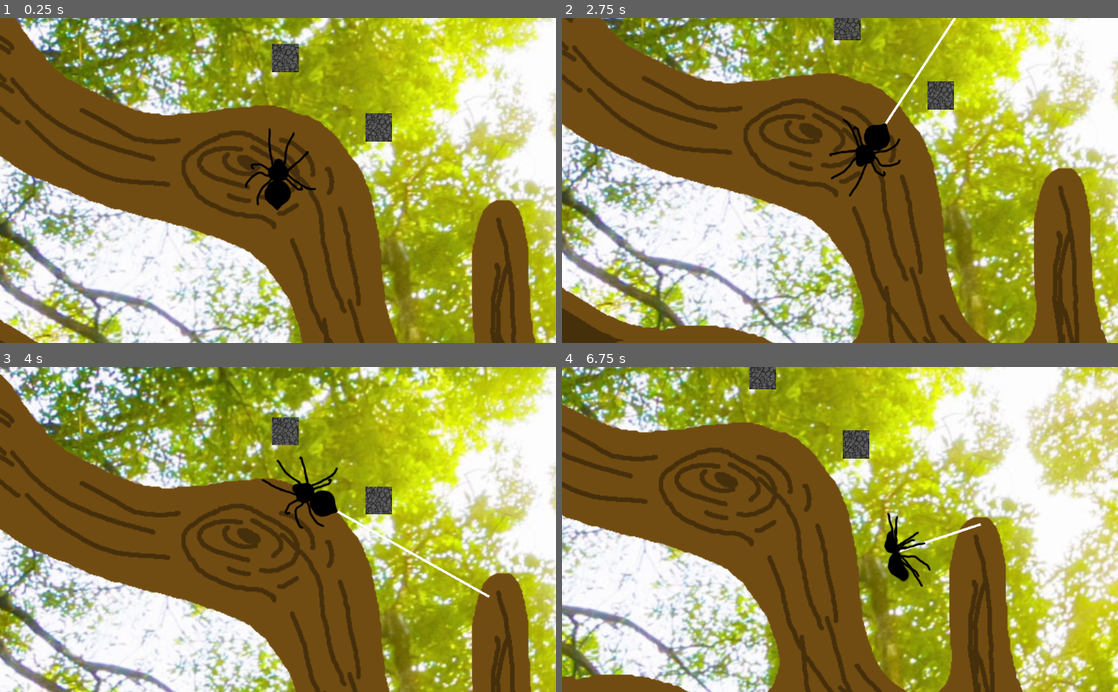
Above: before the commit, frames 1-4 (two rows, left to right).
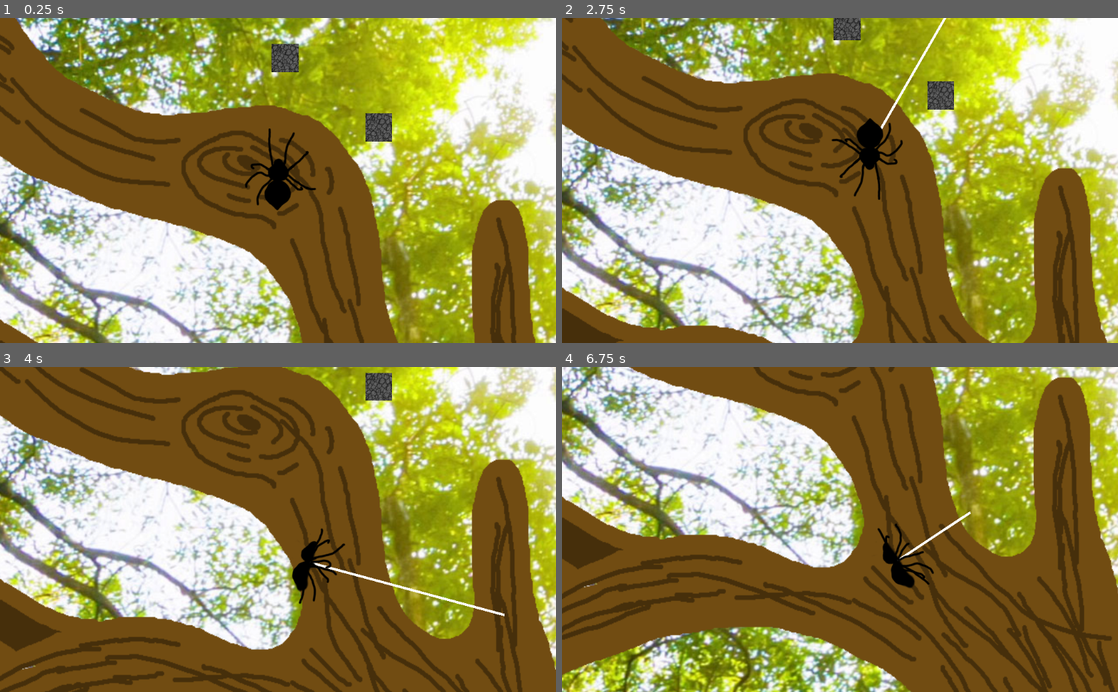
Above: after the commit, the same moments.

Repository: MarmotaGames/aracnotopia
Game: Godot game, scene res://levels/main/main.tscn
Same seed, same stepped clock (60 frames per second), same inputs: the game is played once before the commit and once after it.
Inputs (mouse positions are in pixels of both pictures, inside the frame that each line leads up to):
- Up to frame 1 (0.25 s): no input
- Up to frame 2 (2.75 s): tap Enter at 0.5 s; move the mouse to (962, 164) at 0.52 s; press the mouse at (962, 164) at 0.53 s; hold Right (ui_right) 0.53-1.28 s; tap Ctrl (attachOrDetachFromArea) at 0.6, 1.55, 2.1 s; move the mouse to (728, 196) at 1.27 s; release the mouse at (728, 196) at 1.28 s; hold Down (ui_down) 1.28-2.03 s; click (728, 196) at 1.35 s; move the mouse to (895, 109) at 2.02 s; press the mouse at (895, 109) at 2.03 s; hold Right (ui_right) from 2.03 s (still down)
- Up to frame 3 (4 s): move the mouse to (250, 594) at 2.77 s; release Right (ui_right) at 2.78 s; release the mouse at (250, 594) at 2.78 s; hold Up (ui_up) 2.78-3.53 s; tap L (dropFromWeb) at 2.85 s; click (250, 594) at 2.92 s; tap Ctrl (attachOrDetachFromArea) at 3.05 s; move the mouse to (444, 578) at 3.52 s; press the mouse at (444, 578) at 3.53 s; hold Left (ui_left) from 3.53 s (still down)
- Up to frame 4 (6.75 s): move the mouse to (673, 480) at 4.27 s; release the mouse at (673, 480) at 4.28 s; tap Ctrl (attachOrDetachFromArea) at 4.35, 5.85 s; move the mouse to (867, 529) at 5.02 s; release Left (ui_left) at 5.03 s; press the mouse at (867, 529) at 5.03 s; hold Down (ui_down) 5.03-5.78 s; move the mouse to (756, 448) at 5.77 s; release the mouse at (756, 448) at 5.78 s; hold Right (ui_right) 5.78-6.53 s; move the mouse to (962, 513) at 6.52 s; press the mouse at (962, 513) at 6.53 s; hold Up (ui_up) from 6.53 s (still down); tap L (dropFromWeb) at 6.6 s

The runs differ from the first frame. In frame 1, less than 0.1% of the frame differs, in the area x 48-69%, y 7-38%; in frame 2, 1.2%; in frame 3, 85%; in frame 4, 90%, in the area x 0-100%, y 0-100%.
Error after the commit: Invalid set index 'angle' (on base: 'RigidBody2D (Player_rigido.gd)') with value of type 'int'. (res://areas/DeathArea.gd:24)

Commit message:
Remove more useless stuff

Diff:
--- a/GodotProject/levels/main/main.tscn
+++ b/GodotProject/levels/main/main.tscn
@@ -11,7 +11,7 @@
 custom_solver_bias = 0.0
 extents = Vector2( 10, 10 )
 
-[node name="Root" type="Sprite" index="0"]
+[node name="Root" type="Sprite"]
 
 position = Vector2( -0.747841, -0.676454 )
 scale = Vector2( 0.800754, 0.834559 )
--- a/GodotProject/levels/newWebTest/stretchAndMomentumTest.tscn
+++ b/GodotProject/levels/newWebTest/stretchAndMomentumTest.tscn
@@ -12,7 +12,7 @@
 custom_solver_bias = 0.0
 extents = Vector2( 7.5, 116.6 )
 
-[node name="Node2D" type="Node2D"]
+[node name="Node2D" type="Node2D" index="0"]
 
 [node name="Ball" parent="." index="0" instance=ExtResource( 1 )]
 
@@ -24,6 +24,7 @@
 
 [node name="PinJoint2D" parent="Stone" index="2"]
 
+position = Vector2( 15.5244, -9.5718 )
 node_b = NodePath("../../Web")
 
 [node name="Plataforma" parent="." index="2" instance=ExtResource( 3 )]
@@ -33,7 +34,7 @@
 
 [node name="Web" type="RigidBody2D" parent="." index="3"]
 
-position = Vector2( 354.827, 180.391 )
+position = Vector2( 370.827, 141.391 )
 input_pickable = false
 collision_layer = 16
 collision_mask = 16
@@ -50,7 +51,7 @@
 can_sleep = true
 linear_velocity = Vector2( 0, 0 )
 linear_damp = 0.1
-angular_velocity = 16.0
+angular_velocity = 1.0
 angular_damp = 0.1
 script = ExtResource( 4 )
 _sections_unfolded = [ "Angular", "Applied Forces", "Collision", "Linear", "Pickable", "Transform", "Z Index" ]
@@ -89,7 +90,7 @@
 
 position = Vector2( -0.0472565, 84.8039 )
 node_a = NodePath("..")
-node_b = NodePath("../../Spider")
+node_b = NodePath("")
 bias = 0.9
 disable_collision = true
 softness = 0.0
--- a/GodotProject/objects/Stone.tscn
+++ b/GodotProject/objects/Stone.tscn
@@ -13,9 +13,8 @@
 custom_solver_bias = 0.0
 extents = Vector2( 31, 31 )
 
-[node name="Stone" type="StaticBody2D"]
+[node name="Stone" type="StaticBody2D" index="0"]
 
-position = Vector2( 354.997, 57.6764 )
 input_pickable = false
 collision_layer = 2
 collision_mask = 2
@@ -23,26 +22,26 @@
 constant_angular_velocity = 0.0
 friction = 1.0
 bounce = 0.0
-_sections_unfolded = [ "Collision" ]
+_sections_unfolded = [ "Collision", "Transform" ]
 
 [node name="Sprite" type="Sprite" parent="." index="0"]
 
-scale = Vector2( 0.12, 0.12 )
+scale = Vector2( 0.121, 0.121 )
 texture = ExtResource( 1 )
 _sections_unfolded = [ "Region", "Transform" ]
 
 [node name="CollisionShape2D" type="CollisionShape2D" parent="." index="1"]
 
 shape = SubResource( 1 )
+_sections_unfolded = [ "Transform" ]
 
 [node name="PinJoint2D" type="PinJoint2D" parent="." index="2"]
 
-position = Vector2( -0.475647, 29.4282 )
 z_index = 1
 node_a = NodePath("..")
 node_b = NodePath("")
 bias = 0.9
-disable_collision = true
+disable_collision = false
 softness = 0.0
 _sections_unfolded = [ "Transform", "Z Index" ]
 
@@ -56,10 +55,11 @@
 audio_bus_override = false
 audio_bus_name = "Master"
 script = ExtResource( 2 )
-_sections_unfolded = [ "Collision" ]
+_sections_unfolded = [ "Collision", "Transform" ]
 
 [node name="CollisionShape2D" type="CollisionShape2D" parent="StoneArea" index="0"]
 
 shape = SubResource( 2 )
+_sections_unfolded = [ "Transform" ]
 
 [connection signal="area_entered" from="StoneArea" to="StoneArea" method="_on_StoneArea_area_entered"]
--- a/GodotProject/player/Player_rigido.gd
+++ b/GodotProject/player/Player_rigido.gd
@@ -5,7 +5,6 @@
 onready var webNode
 onready var stonePinJointNode
 onready var webPinJointNode
-onready var positionNode
 onready var bottomNode
 
 var webInstance
@@ -20,8 +19,8 @@
 
 export (int) var speed = 300
 var direction = Vector2(0,-1)
-var angle = 0
 var moving #verifica se o player está andando nesse momento
+var swingImpulse = 400
 
 var dirKeys = [0, 0, 0, 0]
 #Guarda as teclas direcionais que estão sendo apertadas (1: apertado 0: não)
@@ -44,7 +43,6 @@
 func _integrate_forces(state):
 	if spiderOnWeb:
 		loadWebNodes()
-		var pointPosition = positionNode.get_global_position()
 		var bottomPosition = bottomNode.get_global_position()
 		var xform = state.get_transform()
 
@@ -54,9 +52,9 @@
 		webPinJointNode.set_node_b("../../Spider")
 
 		if dirKeys[2] and abs(self.rotation_degrees) <= 45:
-			webNode.apply_impulse(webNode.position,Vector2(-400,0))
+			webNode.apply_impulse(webNode.position,Vector2(-swingImpulse,0))
 		if dirKeys[3] and abs(self.rotation_degrees) <= 45:
-			webNode.apply_impulse(webNode.position,Vector2(400,0))
+			webNode.apply_impulse(webNode.position,Vector2(swingImpulse,0))
 
 	if lancamento: #calcular velocidade de lançamento
 		if y > 0:
@@ -194,7 +192,6 @@
 			direction.x = 0
 			direction.y = -1
 			rotation_degrees = 180
-			angle = 0
 			$AnimatedSprite.playing = false
 			$StickTimer.start()
 			if spiderOnWeb:
@@ -253,7 +250,6 @@
 func loadWebNodes():
 	webNode = get_node("../Web")
 	webPinJointNode = get_node("../Web/PinJoint2D")
-	positionNode = get_node("../Web/Sprite/Position2D")
 	bottomNode = get_node("../Web/Sprite/Position2DBottom")
 
 func resetInput():
--- a/GodotProject/web/Web.gd
+++ b/GodotProject/web/Web.gd
@@ -12,9 +12,9 @@
 var inferiorStretchLimit = 0.3
 var superiorStretchLimit = 2
 var launchLimit = 3
-var fator = 1
 
 func _physics_process(delta):
+	print(rotation_degrees)
 	if spiderNode.spiderOnWeb:
 		if Input.is_action_pressed("ui_down"):
 			stretch("down")
@@ -44,7 +44,6 @@
 
 	positionSprite(direction)
 
-	var pointPosition = $Sprite/Position2D.get_global_position()
 	$PinJoint2D.set_global_position(bottomPosition)
 
 func positionSprite(direction):
--- a/GodotProject/web/Web.tscn
+++ b/GodotProject/web/Web.tscn
@@ -13,7 +13,7 @@
 custom_solver_bias = 0.0
 extents = Vector2( 7.5, 116.5 )
 
-[node name="Web" type="RigidBody2D"]
+[node name="Web" type="RigidBody2D" index="0"]
 
 input_pickable = false
 collision_layer = 16
@@ -38,30 +38,25 @@
 
 [node name="Sprite" type="Sprite" parent="." index="0"]
 
+position = Vector2( 4.76837e-07, 0 )
 scale = Vector2( 0.3, 0.05 )
 texture = ExtResource( 2 )
 _sections_unfolded = [ "Transform" ]
 
-[node name="Position2D" type="Position2D" parent="Sprite" index="0"]
+[node name="Position2DTop" type="Position2D" parent="Sprite" index="0"]
 
-position = Vector2( 0, 105.954 )
+position = Vector2( 0, -116.5 )
 scale = Vector2( 1, 1.25 )
 _sections_unfolded = [ "Transform" ]
 
-[node name="Position2DTop" type="Position2D" parent="Sprite" index="1"]
-
-position = Vector2( 0, -116.5 )
-scale = Vector2( 3.33333, 1.25 )
-_sections_unfolded = [ "Transform" ]
-
-[node name="Position2DBottom" type="Position2D" parent="Sprite" index="2"]
+[node name="Position2DBottom" type="Position2D" parent="Sprite" index="1"]
 
 position = Vector2( 0, 116.5 )
 _sections_unfolded = [ "Transform" ]
 
-[node name="WebArea" type="Area2D" parent="Sprite" index="3"]
+[node name="WebArea" type="Area2D" parent="Sprite" index="2"]
 
-scale = Vector2( 3.33333, 2.22222 )
+scale = Vector2( 3, 2 )
 input_pickable = true
 gravity_vec = Vector2( 0, 1 )
 gravity = 98.0
@@ -69,10 +64,11 @@
 angular_damp = 1.0
 audio_bus_override = false
 audio_bus_name = "Master"
+_sections_unfolded = [ "Transform" ]
 
 [node name="CollisionShape2D" type="CollisionShape2D" parent="Sprite/WebArea" index="0"]
 
-scale = Vector2( 0.3, 0.45 )
+scale = Vector2( 0.3, 0.5 )
 shape = SubResource( 1 )
 _sections_unfolded = [ "Transform" ]
 
@@ -84,7 +80,7 @@
 
 [node name="PinJoint2D" type="PinJoint2D" parent="." index="2"]
 
-position = Vector2( 0, 5.29616 )
+position = Vector2( 0, 5 )
 scale = Vector2( 0.2, 0.2 )
 node_a = NodePath("..")
 node_b = NodePath("")
